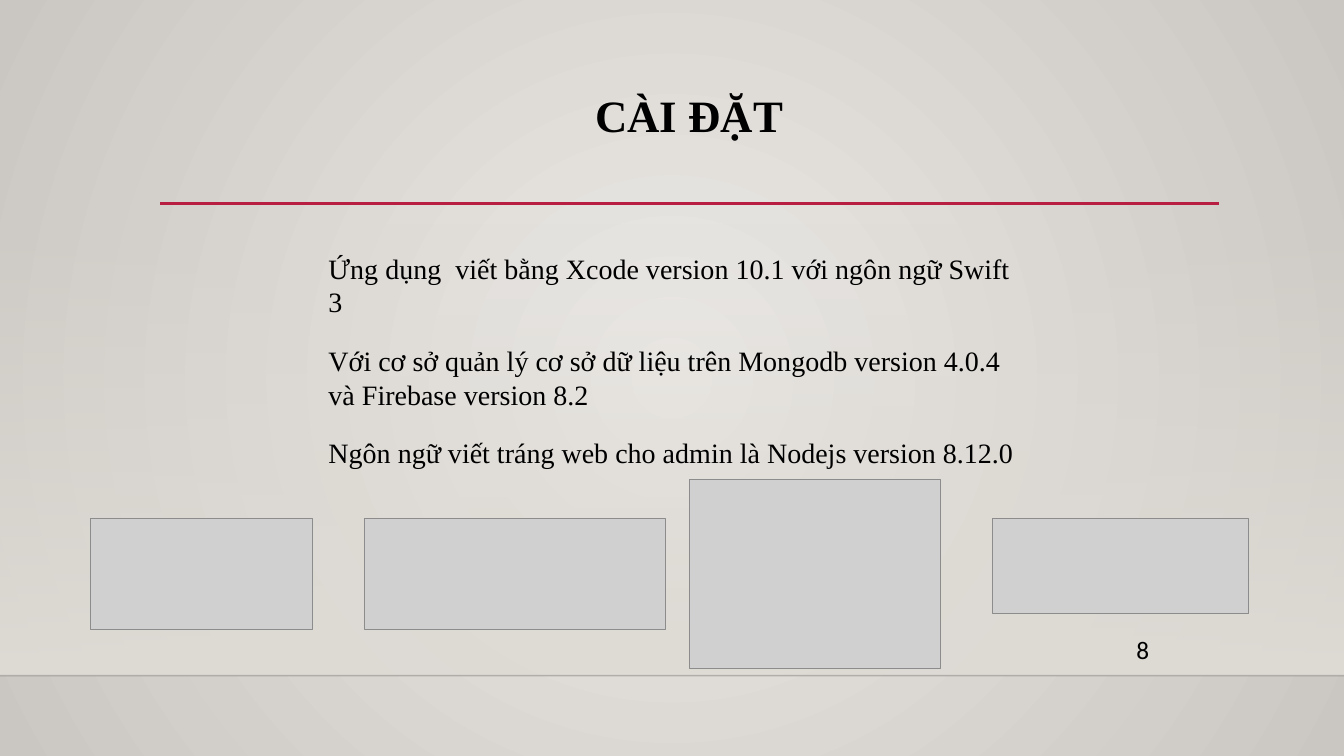
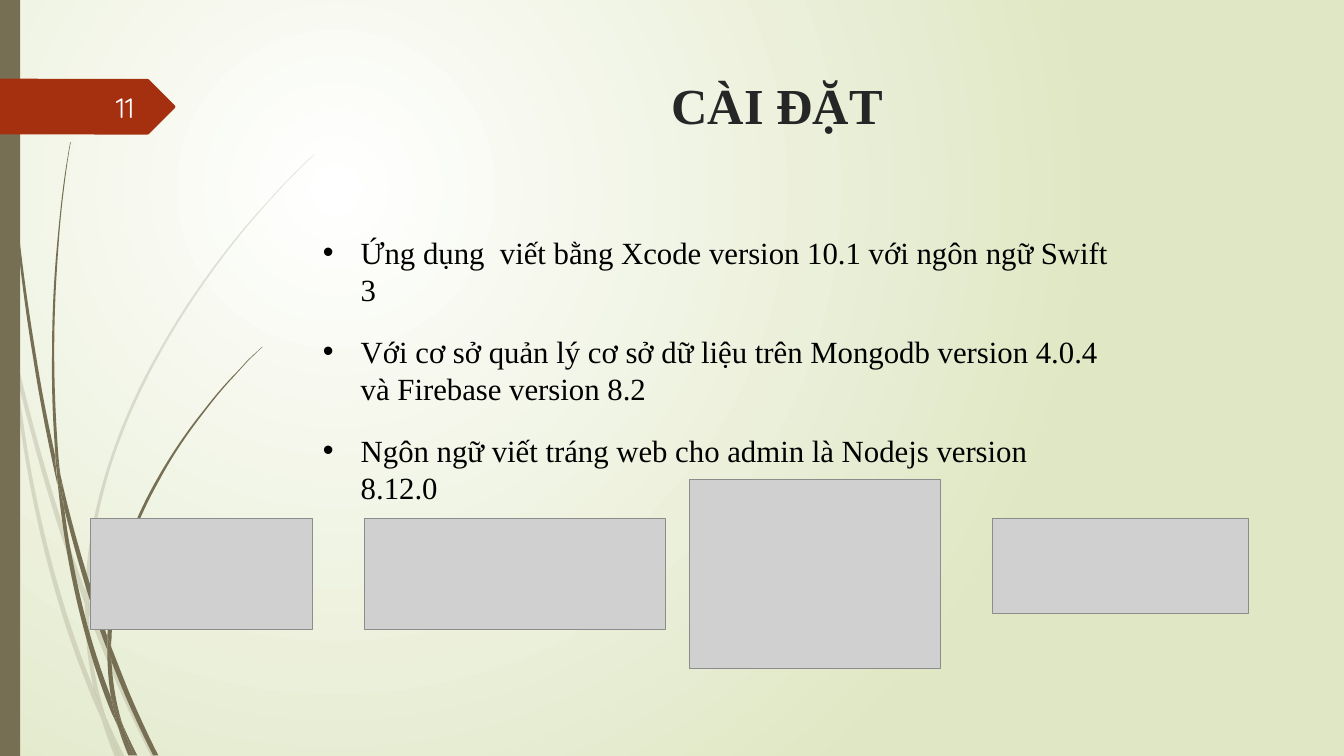
Before and after one commit to thecuong/timquanan, a slide deck: slide 11 of SlideThuyetTrinh.pptx (slide 9 before the commit). Drawn at 1344x756 pixels with LibreOffice and Linux fonts; fonts in the diff are those of the drawing; grey boxes stand for pictures; background and template pictures are left out. Boxes give left, top, right and bottom in pixels: in the first picture for what was removed or moved away, otherwise in the second. Text is boxed around its words. In the diff, an @@ line names an element or a change of style, - is before the commit and + after.

```diff
--- a/SlideThuyetTrinh.pptx
+++ b/SlideThuyetTrinh.pptx
@@ background gradient #ECEAE7 to #CAC7C1 to gradient #FFFFFF to #DFE8C4 @@
@@ rectangle added at [0,0,20,756], fill #766F54 @@
@@ freeform shape added at [0,79,175,134], fill #A53010 @@
@@ title "CÀI ĐẶT": place and size @@
-title "CÀI ĐẶT" at [595,98,784,141]
+title "CÀI ĐẶT" at [671,84,882,134]
@@ title "CÀI ĐẶT" at [671,84,882,134]: size 32 to 36 pt, text colour #000000 to #262626; line spacing 0.9 to 1 @@
@@ page number added at [116,98,135,118], 20 pt, text #FEFFFF @@
+11
@@ line removed from (160, 204) to (1220, 204) @@
@@ rectangle removed at [0,223,1344,676] @@
@@ text "Ứng dụng viết bằng Xcode ...": place and size @@
-text "Ứng dụng viết bằng Xcode ..." at [328,257,1013,469]
+text "Ứng dụng viết bằng Xcode ..." at [361,240,1108,500]
@@ text "Ứng dụng viết bằng Xcode ..." at [361,240,1108,500]: size 20 to 22 pt; bullet none to • @@
@@ text removed at [1136,641,1149,659] @@
-8
@@ line removed from (0, 676) to (1344, 676) @@
@@ group added at [0,154,315,756]: 10 freeform shapes @@
@@ group added at [3,0,262,756]: 12 freeform shapes @@
```
Also in this commit, not shown: 12 other slides changed, 3 slides added, 1 slide removed, 2 other files.
